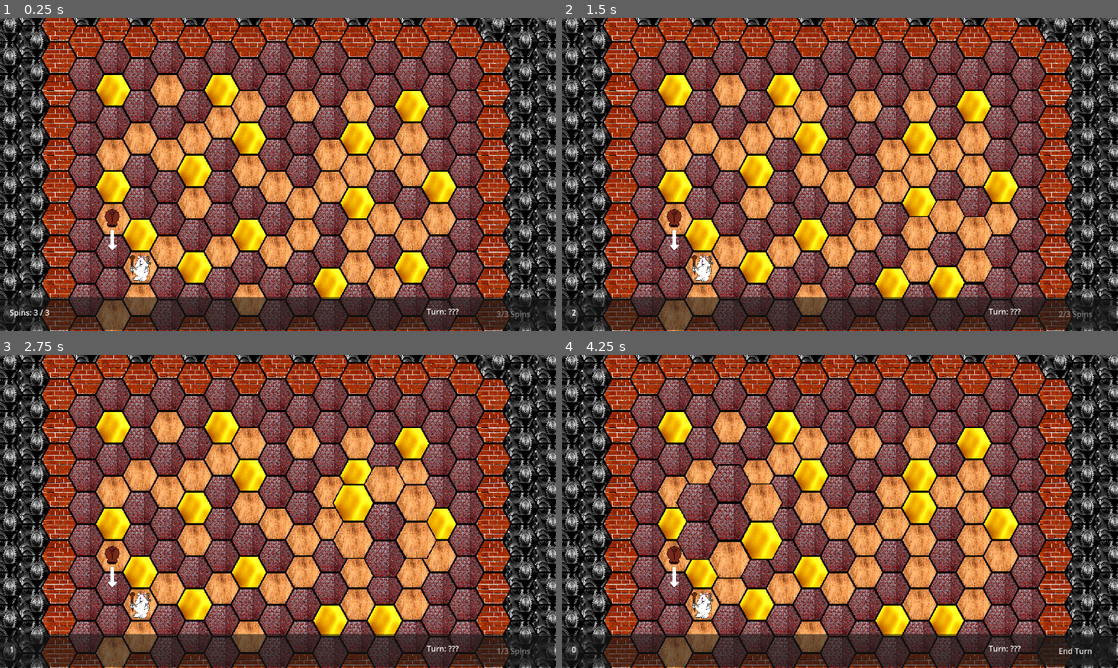
Above: before the commit, frames 1-4 (two rows, left to right).
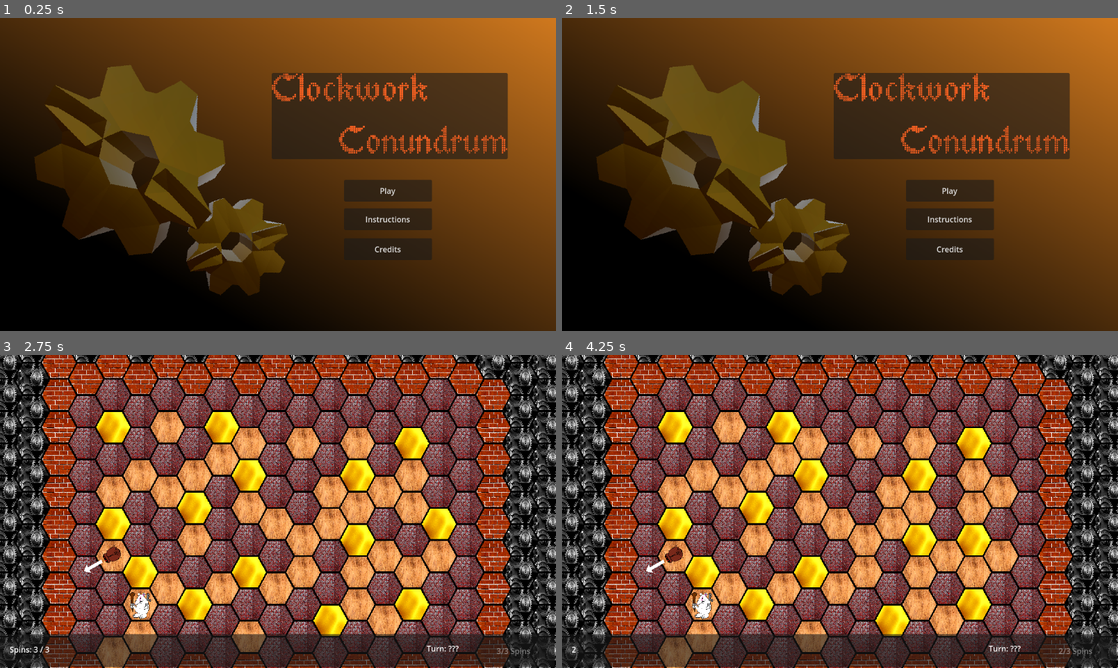
Above: after the commit, the same moments.

Repository: collin-wright1/pizza-jam
Game: Godot game, scene res://scenes/main_menu.tscn
The game is run twice, just before and just after one commit, with the same random seed, the same clock (stepped at 60 frames per second) and the same inputs. Before the commit the project starts from res://scenes/game_controller.tscn.
Inputs (mouse positions are in pixels of both pictures, inside the frame that each line leads up to):
- Up to frame 1 (0.25 s): no input
- Up to frame 2 (1.5 s): click (951, 249) at 0.5 s, where only the run after the commit has a clickable "Credits"; click (1062, 293) at 1.25 s, where only the run after the commit has a clickable "Return"
- Up to frame 3 (2.75 s): click (389, 527) at 2 s, where only the run after the commit has a clickable "Play"
- Up to frame 4 (4.25 s): tap Enter (ui_accept) at 2.75, 3.02 s; move the mouse to (962, 495) at 2.77 s; hold Right (rotate_right) 2.78-3.5 s; hold Middle mouse button (move_camera) 2.78-3.5 s; click (962, 495) at 2.92 s; drag from (728, 527) to (701, 605) at 3.52 s

The runs differ from the first frame. In frame 1, 95% of the frame differs, in the area x 0-100%, y 0-100%; in frame 2, 95%; in frame 3, 5.3%; in frame 4, 9.0%.

Commit message:
Added Credits Function and linked menu to main scene

Diff:
--- a/project.godot
+++ b/project.godot
@@ -11,7 +11,7 @@
 [application]
 
 config/name="PizzaJamNovember"
-run/main_scene="res://scenes/game_controller.tscn"
+run/main_scene="res://scenes/main_menu.tscn"
 config/features=PackedStringArray("4.3", "Forward Plus")
 config/icon="res://sprites/icon.svg"
 
--- a/scenes/credits.tscn
+++ b/scenes/credits.tscn
@@ -1,6 +1,7 @@
-[gd_scene load_steps=3 format=3 uid="uid://cfs3egsg308ip"]
+[gd_scene load_steps=4 format=3 uid="uid://byujkn6c2fu6"]
 
 [ext_resource type="Texture2D" uid="uid://d2x0slr6tkkym" path="res://sprites/barbmouse.png" id="1_2p4hl"]
+[ext_resource type="Script" path="res://scripts/credits.gd" id="1_i136o"]
 [ext_resource type="Texture2D" uid="uid://dqyv6s63t801" path="res://sprites/roguemouse.png" id="2_8yi7w"]
 
 [node name="Credits" type="Control"]
@@ -10,6 +11,7 @@
 anchor_bottom = 1.0
 grow_horizontal = 2
 grow_vertical = 2
+script = ExtResource("1_i136o")
 
 [node name="Panel" type="Panel" parent="."]
 layout_mode = 0
@@ -84,7 +86,7 @@
 offset_top = 240.0
 offset_right = 192.0
 offset_bottom = 289.0
-text = "CDubs
+text = "Collin Wright
 Programming"
 horizontal_alignment = 1
 
@@ -103,6 +105,25 @@
 offset_right = 1152.0
 offset_bottom = 649.0
 theme_override_font_sizes/font_size = 21
-text = "Additional art done by Zooofiaaa and (insert other artist here)"
+text = "Creature Design and Art by Zooofiaaa and farrago_designs
+Music by Sean Kelly"
 horizontal_alignment = 1
 vertical_alignment = 1
+
+[node name="ReturnButton" type="Button" parent="."]
+layout_mode = 1
+anchors_preset = 3
+anchor_left = 1.0
+anchor_top = 1.0
+anchor_right = 1.0
+anchor_bottom = 1.0
+offset_left = -169.0
+offset_top = -99.0
+offset_right = -50.0
+offset_bottom = -54.0
+grow_horizontal = 0
+grow_vertical = 0
+text = "Return
+"
+
+[connection signal="pressed" from="ReturnButton" to="." method="_on_return_button_pressed"]
--- a/scenes/game_controller.tscn
+++ b/scenes/game_controller.tscn
@@ -32,6 +32,7 @@
 
 [node name="Enemy" parent="TestArea/EnemyHolder" index="0" instance=ExtResource("3_qyy45")]
 position = Vector2(122, 353)
+rotation = 1.0472
 
 [node name="GameOverPanel" parent="TestArea/CanvasLayer/Panel" index="3"]
 visible = false
--- a/scenes/main_menu.tscn
+++ b/scenes/main_menu.tscn
@@ -193,8 +193,7 @@
 grow_vertical = 2
 text = "Instructions"
 
-[node name="Options" type="Button" parent="."]
-visible = false
+[node name="CreditsButton" type="Button" parent="."]
 layout_mode = 1
 anchors_preset = 8
 anchor_left = 0.5
@@ -207,7 +206,7 @@
 offset_bottom = 177.0
 grow_horizontal = 2
 grow_vertical = 2
-text = "Options?"
+text = "Credits"
 
 [node name="Instruction Panel" type="Panel" parent="."]
 visible = false
@@ -241,4 +240,5 @@
 
 [connection signal="pressed" from="StartButton" to="." method="_on_start_button_pressed"]
 [connection signal="pressed" from="InstructionButton" to="." method="_on_instruction_button_pressed"]
+[connection signal="pressed" from="CreditsButton" to="." method="_on_credits_button_pressed"]
 [connection signal="pressed" from="Instruction Panel/InstructionExit" to="." method="_on_instruction_exit_pressed"]
--- /dev/null
+++ b/scripts/credits.gd
@@ -0,0 +1,14 @@
+extends Control
+
+
+# Called when the node enters the scene tree for the first time.
+func _ready() -> void:
+	pass # Replace with function body.
+
+# Called every frame. 'delta' is the elapsed time since the previous frame.
+func _process(delta: float) -> void:
+	pass
+
+
+func _on_return_button_pressed() -> void:
+	get_tree().change_scene_to_file("res://scenes/main_menu.tscn")
--- a/scripts/main_menu.gd
+++ b/scripts/main_menu.gd
@@ -15,6 +15,8 @@
 func _on_start_button_pressed() -> void:
 	get_tree().change_scene_to_file("res://scenes/game_controller.tscn")
 
+func _on_credits_button_pressed() -> void:
+	get_tree().change_scene_to_file("res://scenes/credits.tscn")
 
 func _on_instruction_button_pressed() -> void:
 	$"Instruction Panel".show()
